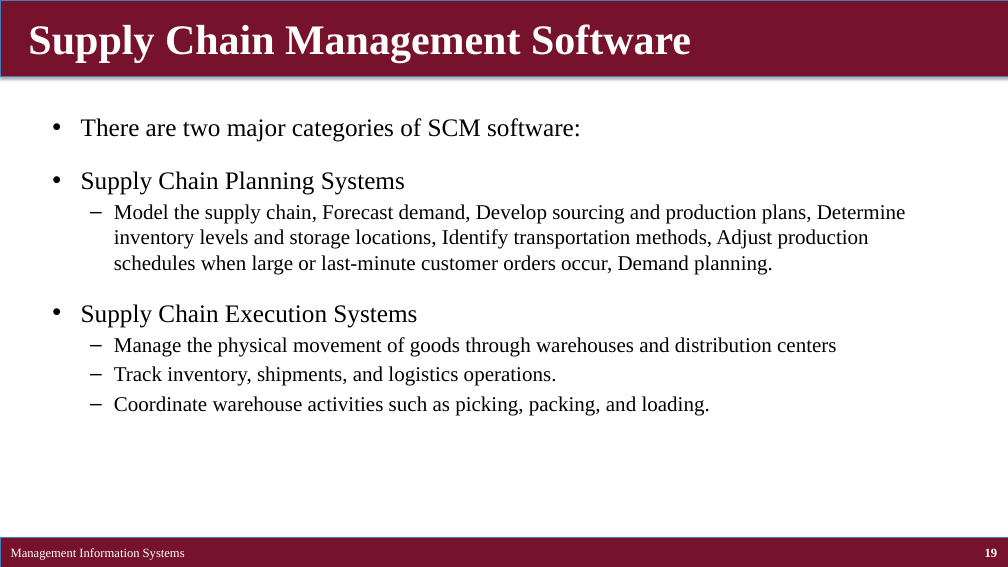
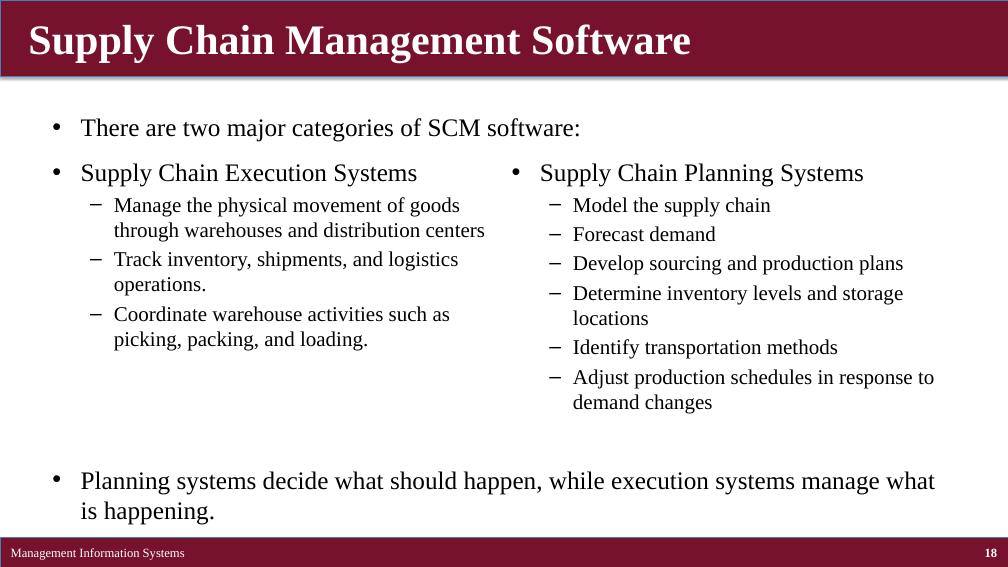
Before and after one commit to brianhwpark/brianhwpark.github.io, a slide deck: slide 18 of files/teaching-resources/concordiacollege-busn-315/busn-315-lecture-note/busn315-ch09.pptx (slide 19 before the commit). Drawn at 1008x567 pixels with LibreOffice and Linux fonts; fonts in the diff are those of the drawing. Boxes give left, top, right and bottom in pixels: in the first picture for what was removed or moved away, otherwise in the second. Text is boxed around its words. In the diff, an @@ line names an element or a change of style, - is before the commit and + after.

```diff
--- a/files/teaching-resources/concordiacollege-busn-315/busn-315-lecture-note/busn315-ch09.pptx
+++ b/files/teaching-resources/concordiacollege-busn-315/busn-315-lecture-note/busn315-ch09.pptx
@@ text added at (81,163,486,351), 20 pt, text #000000 @@
+• Supply Chain Execution Systems
+  – Manage the physical movement of goods through warehouses and distribution centers
+  – Track inventory, shipments, and logistics operations.
+  – Coordinate warehouse activities such as picking, packing, and loading.
@@ text added at (540,163,934,414), 20 pt, text #000000 @@
+• Supply Chain Planning Systems
+  – Model the supply chain
+  – Forecast demand
+  – Develop sourcing and production plans
+  – Determine inventory levels and storage locations
+  – Identify transportation methods
+  – Adjust production schedules in response to demand changes
@@ text at (81,471,935,525): text changed; size 20 to 24 pt @@
-• Supply Chain Planning Systems
-  – Model the supply chain, Forecast demand, Develop sourcing and production plans, Determine inventory levels and storage locations, Identify transportation methods, Adjust production schedules when large or last-minute customer orders occur, Demand planning.
-• Supply Chain Execution Systems
-  – Manage the physical movement of goods through warehouses and distribution centers
-  – Track inventory, shipments, and logistics operations.
-  – Coordinate warehouse activities such as picking, packing, and loading.
+• Planning systems decide what should happen, while execution systems manage what is happening.
@@ page number at (985,548,998,557): text changed @@
-19
+18
```
Also in this commit, not shown: 30 other slides changed, 2 slides added, 2 slides removed, 14 other files.
